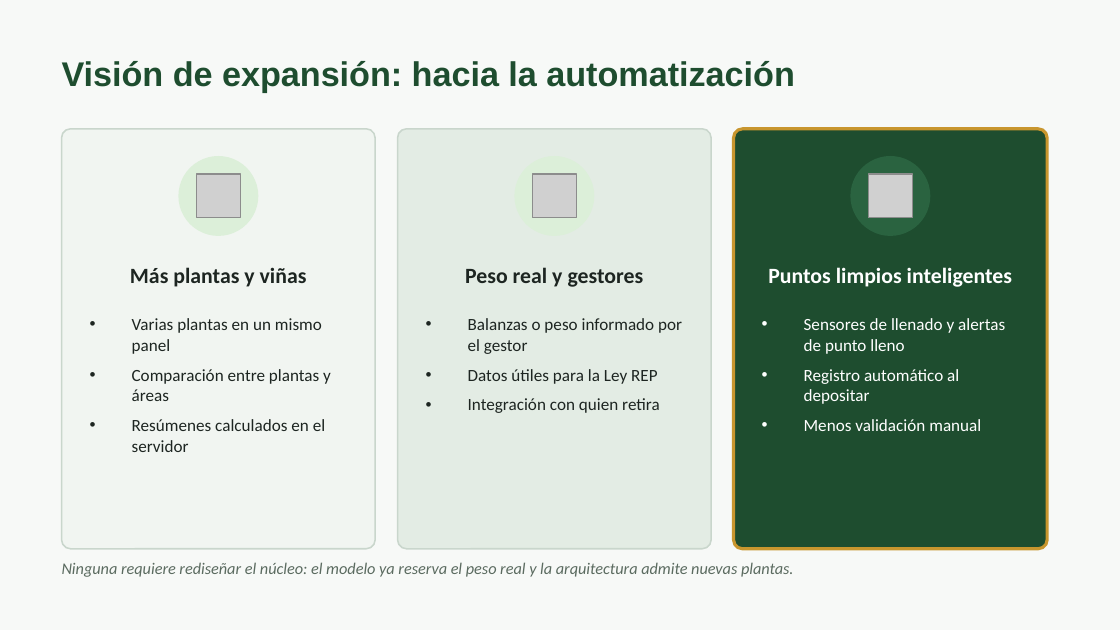
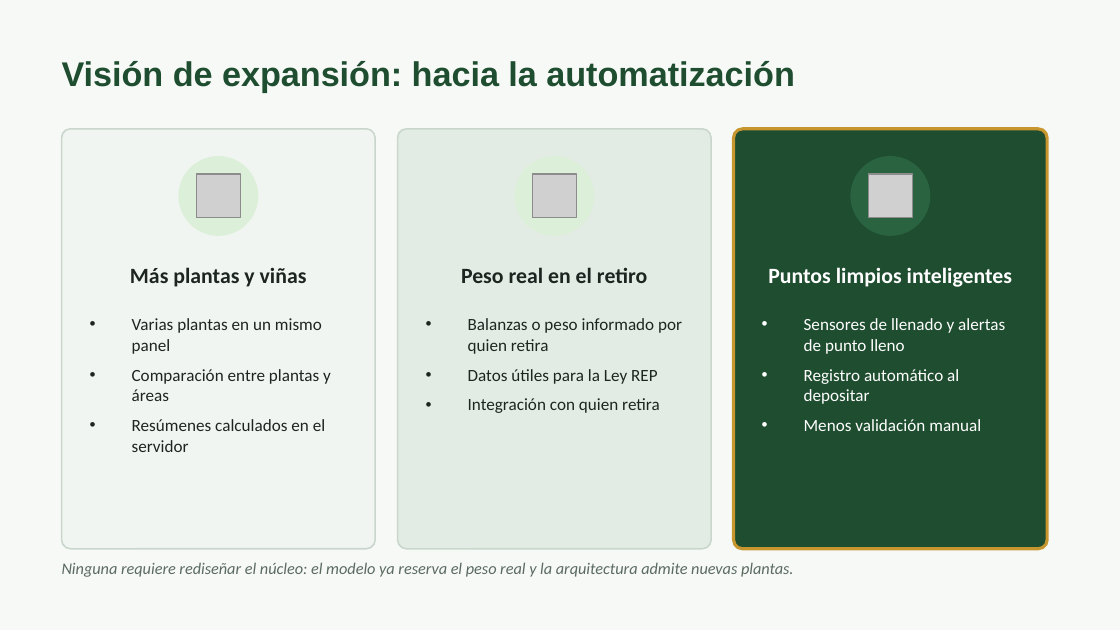
Before and after one commit to AlvaroAjg/Capstone-Ecotrack, a slide deck: slide 6 of Fase 1/Evidencias Grupales/Presentación Proyecto.pptx. Drawn at 1120x630 pixels with LibreOffice and Linux fonts; fonts in the diff are those of the drawing; grey boxes stand for pictures. Boxes give left, top, right and bottom in pixels: in the first picture for what was removed or moved away, otherwise in the second. Text is boxed around its words. In the diff, an @@ line names an element or a change of style, - is before the commit and + after.

```diff
--- a/Fase 1/Evidencias Grupales/Presentación Proyecto.pptx
+++ b/Fase 1/Evidencias Grupales/Presentación Proyecto.pptx
@@ text at box(461, 267, 647, 283): text changed @@
-Peso real y gestores
+Peso real en el retiro
@@ text at box(468, 318, 682, 354): text changed @@
-• Balanzas o peso informado por el gestor
+• Balanzas o peso informado por quien retira
```
Also in this commit, not shown: 3 other slides changed, 1 other file.
